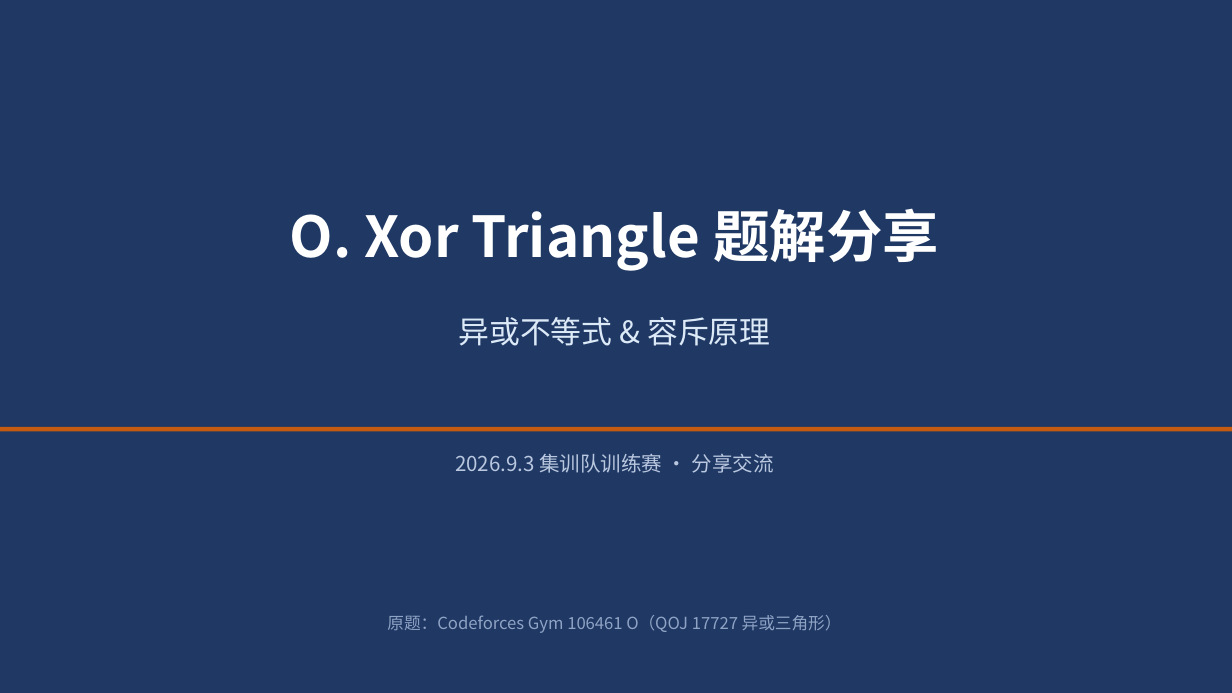
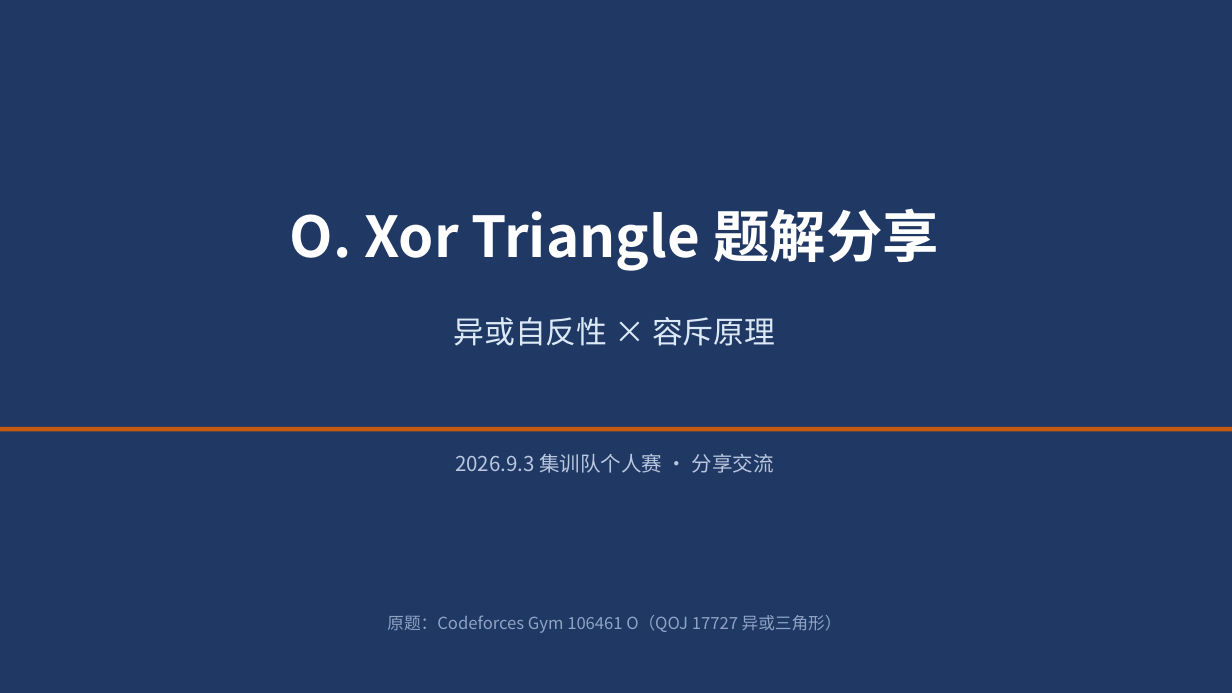
Before and after one commit to LingeXu/OI, a slide deck: slide 1 of 2026.9.3集训队个人赛/O/O题解分享.pptx. Drawn at 1232x693 pixels with LibreOffice and Linux fonts; fonts in the diff are those of the drawing. Boxes give left, top, right and bottom in pixels: in the first picture for what was removed or moved away, otherwise in the second. Text is boxed around its words. In the diff, an @@ line names an element or a change of style, - is before the commit and + after.

```diff
--- a/2026.9.3集训队个人赛/O/O题解分享.pptx
+++ b/2026.9.3集训队个人赛/O/O题解分享.pptx
@@ text at [454, 317, 775, 346]: text changed @@
-异或不等式 & 容斥原理
+异或自反性 × 容斥原理
@@ text at [455, 454, 774, 473]: text changed @@
-2026.9.3 集训队训练赛 · 分享交流
+2026.9.3 集训队个人赛 · 分享交流
```
Also in this commit, not shown: 8 other slides changed, 3 slides added, 3 slides removed, 15 other files.
